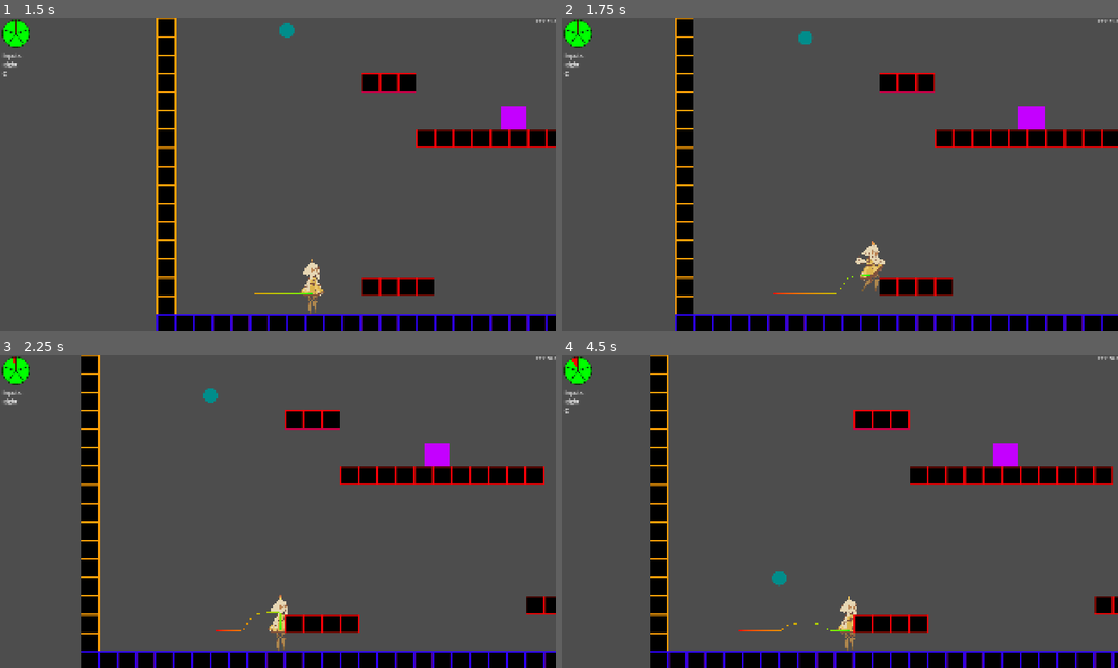
Above: before the commit, frames 1-4 (two rows, left to right).
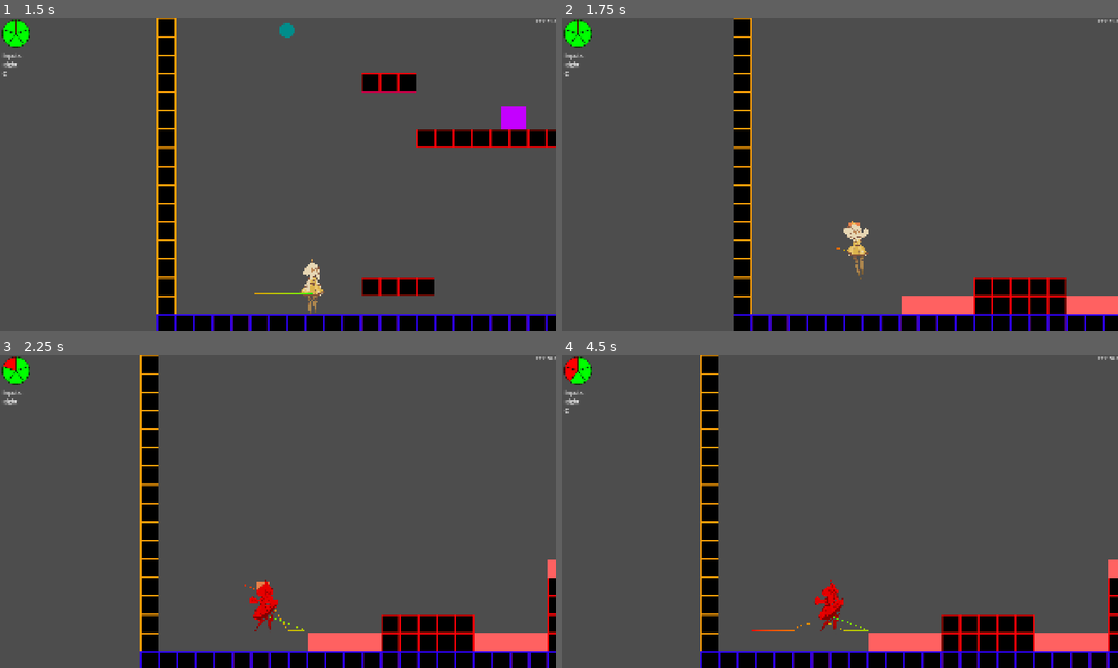
Above: after the commit, the same moments.

Repository: cmoll24/2025_IGC_Vela_Spark
Game: Godot game, scene res://src/main/title.tscn
The game is run twice, just before and just after one commit, with the same random seed, the same clock (stepped at 60 frames per second) and the same inputs.
Inputs (mouse positions are in pixels of both pictures, inside the frame that each line leads up to):
- Up to frame 1 (1.5 s): click "Original Testing Level" at 0.5 s; tap Enter at 1.25 s; move the mouse to (400, 158) at 1.27 s; hold Right (move_right) from 1.28 s (still down); hold C (dash) from 1.28 s (still down); click (400, 158) at 1.42 s
- Up to frame 2 (1.75 s): keep holding Right (move_right); keep holding C (dash); tap Z (jump) at 1.52 s
- Up to frame 3 (2.25 s): keep holding Right (move_right); move the mouse to (166, 527) at 2.02 s; release C (dash) at 2.03 s; tap C (dash) at 2.1 s
- Up to frame 4 (4.5 s): tap Z (jump) at 2.27, 3.77 s; move the mouse to (895, 442) at 2.77 s; release Right (move_right) at 2.78 s; hold Left (move_left) 2.78-3.53 s; hold C (dash) 2.78-3.53 s; move the mouse to (812, 574) at 3.52 s; hold Right (move_right) from 3.53 s (still down); tap C (dash) at 3.6 s; click (812, 574) at 3.67 s; move the mouse to (1006, 558) at 4.27 s; hold C (dash) from 4.28 s (still down)

Frame 1 is identical in both runs. In frame 2, 15% of the frame differs, in the area x 20-100%, y 0-100%; in frame 3, 17%, in the area x 0-100%, y 0-100%; in frame 4, 17%.

Commit message:
level transition
Health and level transfer complete

Diff:
--- /dev/null
+++ b/2025-igc-boss/Level Transition.gd
@@ -0,0 +1,12 @@
+extends Area2D
+
+@export var level_name : String
+@onready var level_container = $level_container
+@onready var hud = $HUD
+
+
+
+func _on_body_entered(body: Node2D) -> void:
+	if body is Player:
+		Global.player_health = body.health_control.health
+		Global.get_game_scene().load_next_level()
--- /dev/null
+++ b/2025-igc-boss/src/Global/Level Transition.tscn
@@ -0,0 +1,17 @@
+[gd_scene load_steps=3 format=3 uid="uid://b6qyc1m5puwrt"]
+
+[ext_resource type="Script" uid="uid://bh6cldp7mklsf" path="res://Level Transition.gd" id="1_11qy1"]
+
+[sub_resource type="CapsuleShape2D" id="CapsuleShape2D_j7brb"]
+radius = 250.0
+height = 500.0
+
+[node name="Area2D" type="Area2D"]
+collision_layer = 0
+collision_mask = 2
+script = ExtResource("1_11qy1")
+
+[node name="CollisionShape2D" type="CollisionShape2D" parent="."]
+shape = SubResource("CapsuleShape2D_j7brb")
+
+[connection signal="body_entered" from="." to="." method="_on_body_entered"]
--- a/2025-igc-boss/src/levels/level_1V1.tscn
+++ b/2025-igc-boss/src/levels/level_1V1.tscn
@@ -1,15 +1,16 @@
-[gd_scene load_steps=16 format=4 uid="uid://k2nblcpnt072"]
+[gd_scene load_steps=17 format=4 uid="uid://k2nblcpnt072"]
 
 [ext_resource type="Texture2D" uid="uid://dgxkgog6itxut" path="res://assets/debug/debug_background.jpg" id="1_3o7sa"]
 [ext_resource type="Script" uid="uid://c5lrvtf7k18k6" path="res://src/levels/level.gd" id="1_ih7hf"]
 [ext_resource type="PackedScene" uid="uid://c6m2t238knjov" path="res://src/player/player.tscn" id="1_wyrbo"]
 [ext_resource type="PackedScene" uid="uid://blrpedy6a2wjq" path="res://src/enemies/enemyArc/enemyArc.tscn" id="5_juu1d"]
 [ext_resource type="PackedScene" uid="uid://bp07skrp1lpff" path="res://src/enemies/enemyLaser/enemeyLaser.tscn" id="5_ou3gi"]
-[ext_resource type="PackedScene" uid="uid://cdiurkf4830i2" path="res://src/boss/boss.tscn" id="6_bn18y"]
+[ext_resource type="PackedScene" uid="uid://cdiurkf4830i2" path="res://src/boss/Boss.tscn" id="6_bn18y"]
 [ext_resource type="PackedScene" uid="uid://xw52pno6uah0" path="res://src/enemies/enemyFall/enemeyFall.tscn" id="6_ou3gi"]
 [ext_resource type="Texture2D" uid="uid://r3x6xc2kjti" path="res://assets/background/colision_tile.png" id="7_fcumj"]
 [ext_resource type="PackedScene" uid="uid://ch7qi2ugoypm2" path="res://src/projectile/fallProjectile.tscn" id="8_ou3gi"]
 [ext_resource type="PackedScene" uid="uid://chpu8dpd081yq" path="res://src/obstacles/outOfBounds.tscn" id="10_fcumj"]
+[ext_resource type="PackedScene" uid="uid://b6qyc1m5puwrt" path="res://src/Global/Level Transition.tscn" id="11_6wgh1"]
 
 [sub_resource type="WorldBoundaryShape2D" id="WorldBoundaryShape2D_wyrbo"]
 normal = Vector2(1, 0)
@@ -104,3 +105,6 @@
 position = Vector2(0, 1264)
 
 [node name="ProjectileTree" type="Node2D" parent="."]
+
+[node name="Area2D" parent="." instance=ExtResource("11_6wgh1")]
+position = Vector2(383, 797)
--- a/2025-igc-boss/src/main/Globals.gd
+++ b/2025-igc-boss/src/main/Globals.gd
@@ -4,6 +4,8 @@
 var current_level_index
 
 var game_scene : Game
+
+var player_health
 
 func get_current_level_index():
 	return current_level_index
--- a/2025-igc-boss/src/main/game.gd
+++ b/2025-igc-boss/src/main/game.gd
@@ -17,3 +17,12 @@
 	level_container.add_child(current_level)
 
 	hud.setup()
+func load_next_level() -> void:
+	var current_level_index = Global.get_current_level_index()
+	current_level_index += 1
+	Global.current_level_index = current_level_index
+	current_level.queue_free()
+	var level_scene : PackedScene = load(level_file_path.format({"level_num" : current_level_index}))
+	current_level = level_scene.instantiate()
+	level_container.add_child(current_level)
+	current_level.get_player().health_control.health = Global.player_health
Not shown, added: 2025-igc-boss/Level Transition.gd.uid
